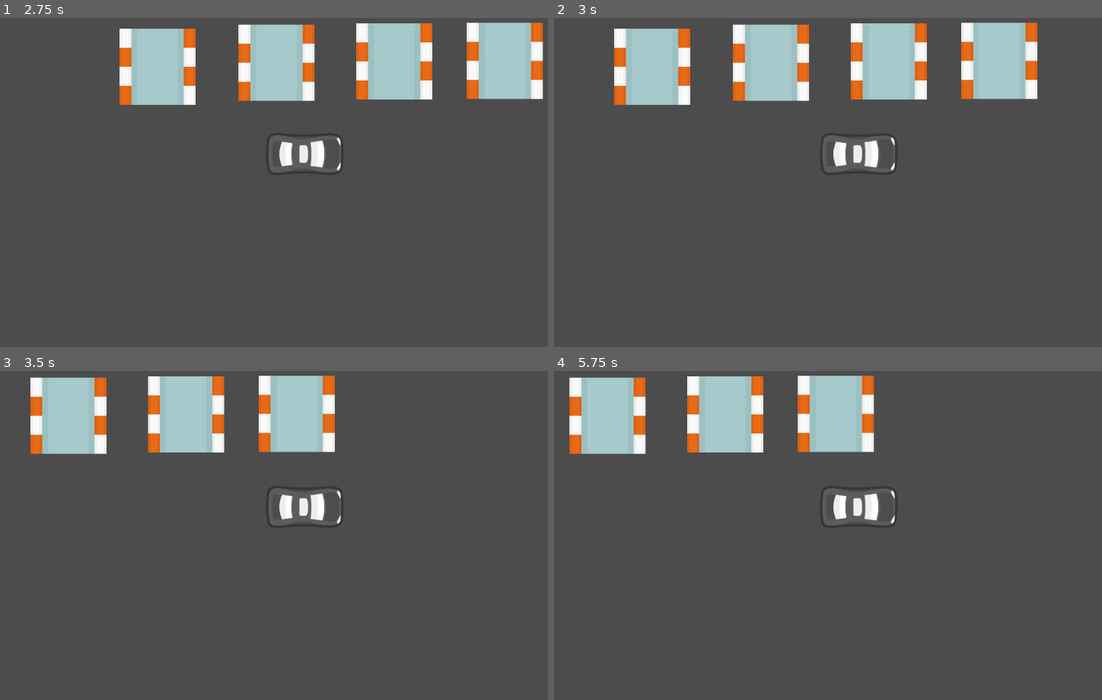
Above: before the commit, frames 1-4 (two rows, left to right).
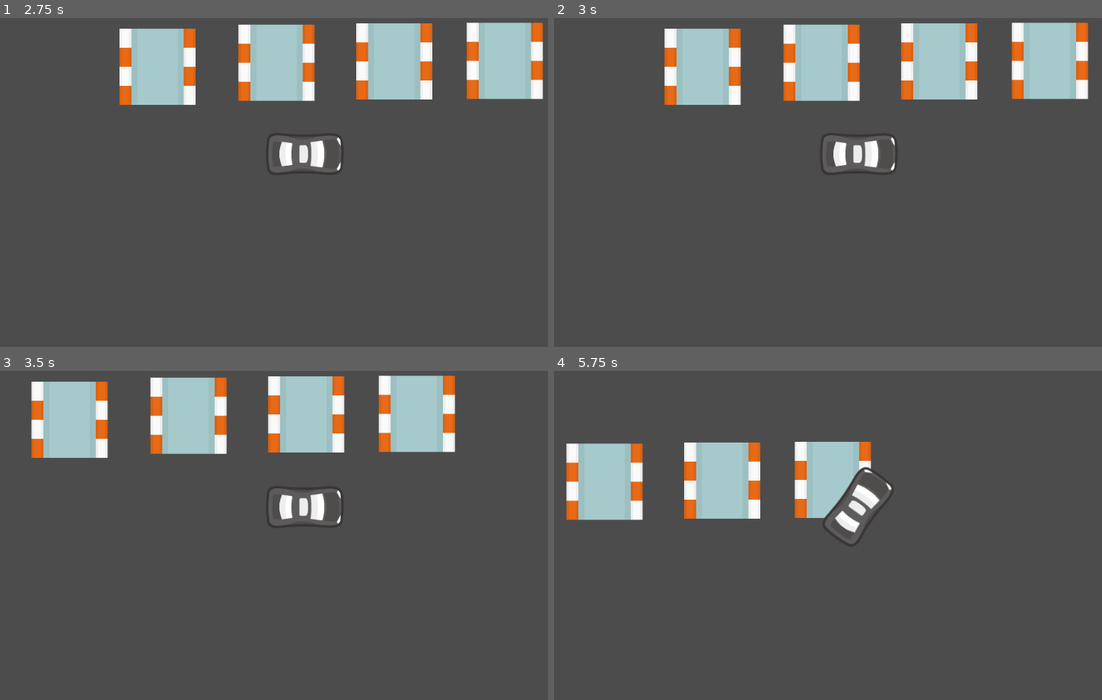
Above: after the commit, the same moments.

Repository: AlessandroMamusa/cargame
Game: Godot game, scene res://testzone.tscn
Two runs of this game, one before a commit and one after it. Both use one fixed random seed, a clock stepped at 60 frames per second and the inputs below.
Inputs:
- Up to frame 1 (2.75 s): tap Enter at 0.5, 2 s; hold Right 0.53-1.28 s; tap Space at 1.25 s; hold Left 1.28-2.03 s; hold Right from 2.03 s (still down)
- Up to frame 2 (3 s): tap Space at 2.75 s; release Right at 2.78 s; hold Up from 2.78 s (still down)
- Up to frame 3 (3.5 s): keep holding Up
- Up to frame 4 (5.75 s): release Up at 3.53 s; hold Left from 3.53 s (still down)

Frame 1 is identical in both runs. In frame 2, 20% of the frame differs, in the area x 10-98%, y 1-27%; in frame 3, 6.4%; in frame 4, 17%.

Commit message:
add car acceleration and friction

Diff:
--- a/Car.gd
+++ b/Car.gd
@@ -4,13 +4,22 @@
 
 var wheel_base = 70 # distance between the wheels
 var steering_angle = 15
+var engine_power = 800
 
+var acceleration = Vector2.ZERO
 var velocity = Vector2.ZERO
 var steer_direction
 
+var friction = -0.9
+var drag = -0.0015
+
+
 func _physics_process(delta):
+	acceleration = Vector2.ZERO
 	get_input()
+	apply_friction()
 	calculate_steering(delta)
+	velocity += acceleration * delta
 	velocity = move_and_slide(velocity)
 
 
@@ -22,9 +31,9 @@
 		turn -= 1
 
 	steer_direction = turn * deg2rad(steering_angle)
-	velocity = Vector2.ZERO
+
 	if Input.is_key_pressed(KEY_UP):
-		velocity = transform.x * 500
+		acceleration = transform.x * engine_power
 
 
 func calculate_steering(delta):
@@ -37,3 +46,13 @@
 	var new_heading = (front_wheel - rear_wheel).normalized()
 	velocity = new_heading * velocity.length()
 	rotation = new_heading.angle()
+
+
+func apply_friction():
+	if velocity.length() < 5:
+		velocity = Vector2.ZERO
+	var friction_force = velocity * friction
+	var drag_force = velocity * velocity.length() * drag
+	if velocity.length() < 100:
+		friction_force *= 3
+	acceleration += drag_force + friction_force
